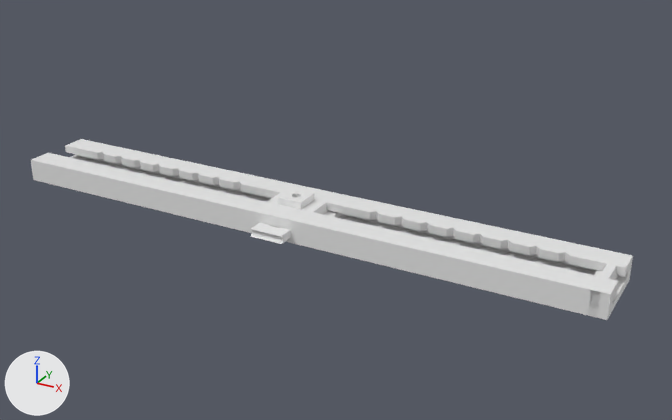
Two versions of the Blender file standing/standing.blend, one commit apart.
One viewpoint serves both versions: a camera (50 mm lens) standing at (0.167, -0.273, 0.146) and looking at (0.015, 0.003, 0.008). The axes (+X, +Y, +Z) are drawn at lower left. The lights are the same throughout. The same objects are shown in both versions, whatever each file hides.

Objects in the first picture: 'Platform', 'Rail.100', 'RailClose'.
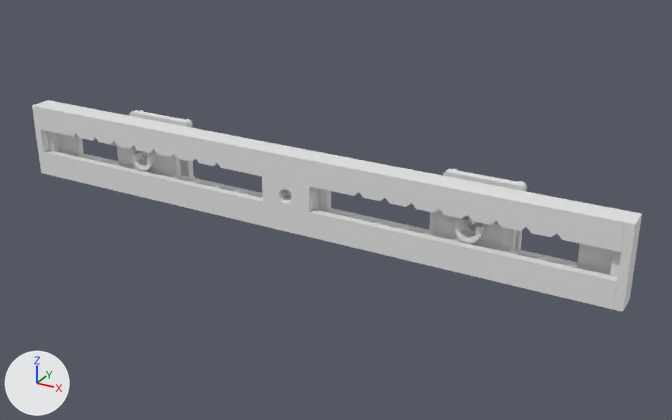
Boxes [x1, y1, x2, y2] around the edits, measured in the pictures (672 x 420 px):
'Rail.100', moved, turned: before [31, 139, 633, 320]; after [38, 101, 632, 309]
'Slider', moved, turned (not visible before): after [111, 143, 517, 252]
'RailClose', moved, turned: before [588, 264, 618, 316]; after [32, 100, 642, 312]
'Platform', moved, turned, modifiers changed: before [250, 189, 343, 244]; after [129, 110, 527, 250]

What changed in the scene script:
```text
Change ob_platform:
    ob_platform.location: (0.0, 0.0, 0.0022) -> (-0.0694, 0.01, 0.015)
    ob_platform.rotation_euler: (0.0, 0.0, 0.0) -> (1.571, 0.0, 0.0)  # degrees (0, 0, 0) -> degrees (90, 0, 0)
    add _m = ob_platform.modifiers.new('Mirror', 'MIRROR')
    add _m.mirror_object = ob_empty
Change ob_railclose:
    ob_railclose.location: (0.0, 0.0, 0.0075) -> (0.0061, 0.0, 0.015)
    ob_railclose.rotation_euler: (1.571, 0.0, 0.0) -> (6.283, 0.0, 0.0)  # degrees (90, 0, 0) -> degrees (360, 0, 0)
Change ob_slider:
    ob_slider.location: (0.0, 0.0, 0.0) -> (-0.0694, 0.0, 0.015)
    ob_slider.rotation_euler: (1.571, 0.0, 3.142) -> (0.0, 0.0, 3.142)  # degrees (90, 0, 180) -> degrees (0, 0, 180)
Change ob_rail_100:
    ob_rail_100.location: (0.0, 0.0, 0.0) -> (0.0, 0.0015, 0.015)
    ob_rail_100.rotation_euler: (4.712, 0.0, 0.0) -> (6.283, 0.0, 0.0)  # degrees (270, 0, 0) -> degrees (360, 0, 0)
Add ob_empty:
    ob_empty = bpy.data.objects.new('Empty', None)
    ob_empty.location = (0.0, 0.0, 0.0)
    ob_empty.hide_set(True)
```
